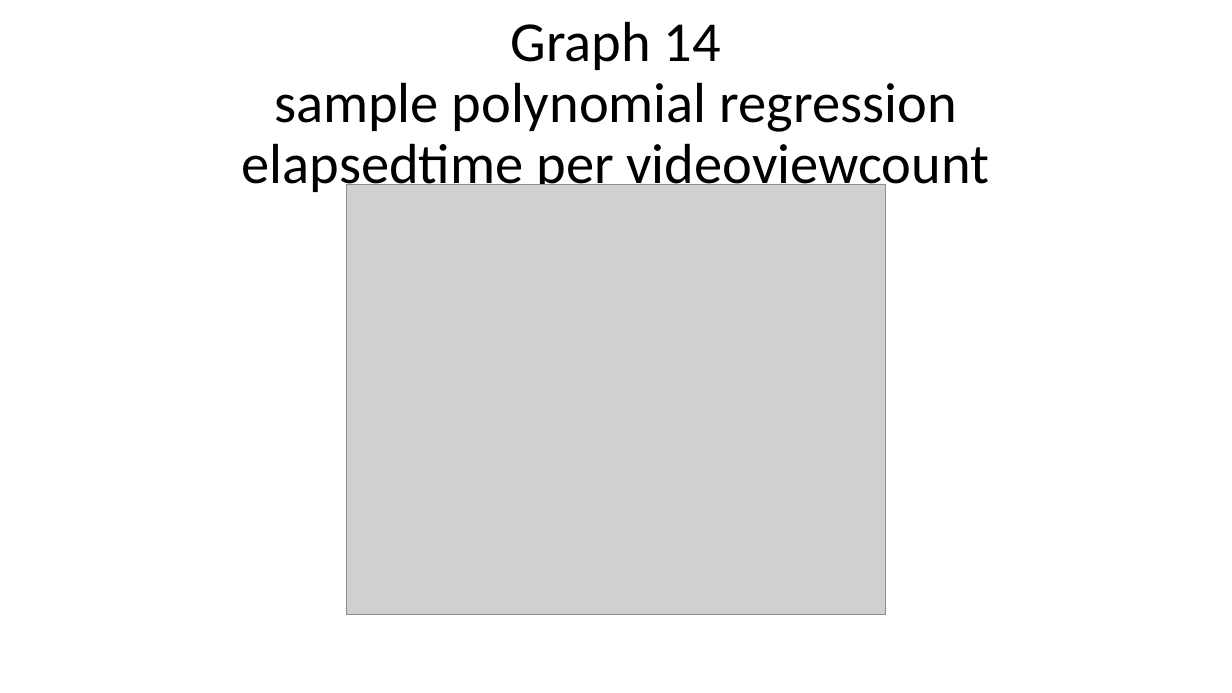
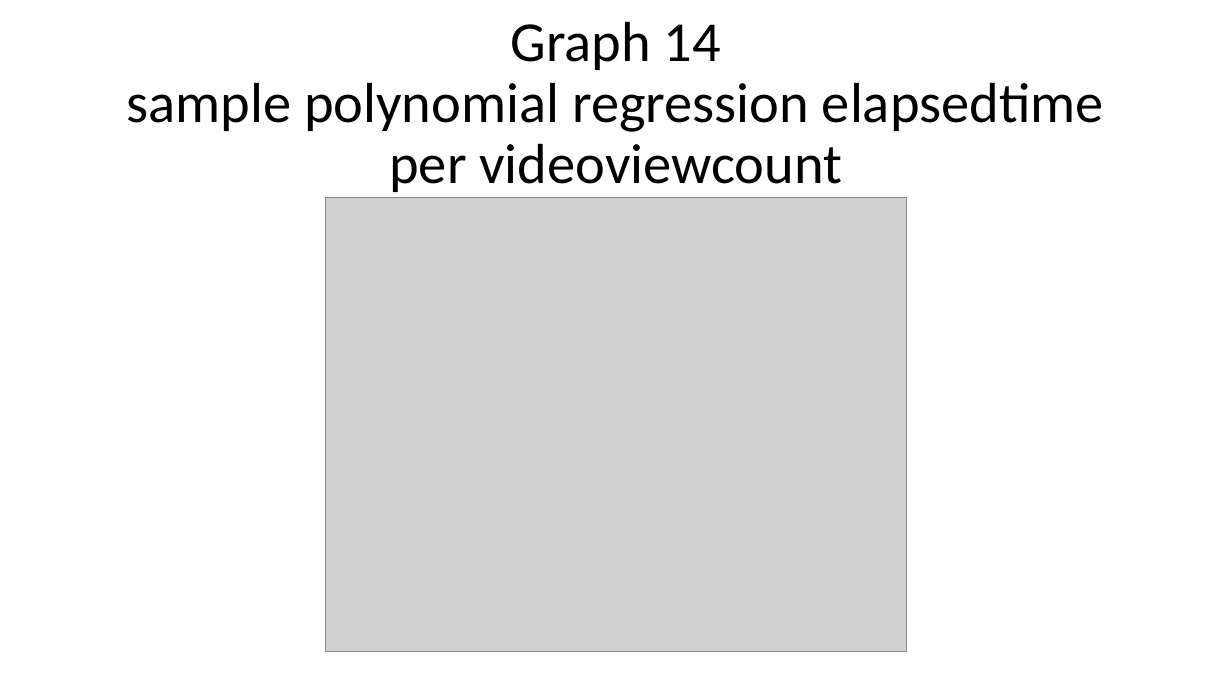
Before and after one commit to YonatanShoham/YouTube-dataset-analysis, a slide deck: slide 21 of YouTube dataset analysis presentation.pptx. Drawn at 1232x693 pixels with LibreOffice and Linux fonts; fonts in the diff are those of the drawing; grey boxes stand for pictures; background and template pictures are left out. Boxes give left, top, right and bottom in pixels: in the first picture for what was removed or moved away, otherwise in the second. Text is boxed around its words. In the diff, an @@ line names an element or a change of style, - is before the commit and + after.

```diff
--- a/YouTube dataset analysis presentation.pptx
+++ b/YouTube dataset analysis presentation.pptx
@@ title "Graph 14 sample polynomial regression ..." rewrapped from (242,21,989,196) to (127,21,1104,192) @@
@@ picture: place and size @@
-picture at (347,185,886,615)
+picture at (326,198,907,652)
```
Also in this commit, not shown: 1 other slide changed, 1 other file.
